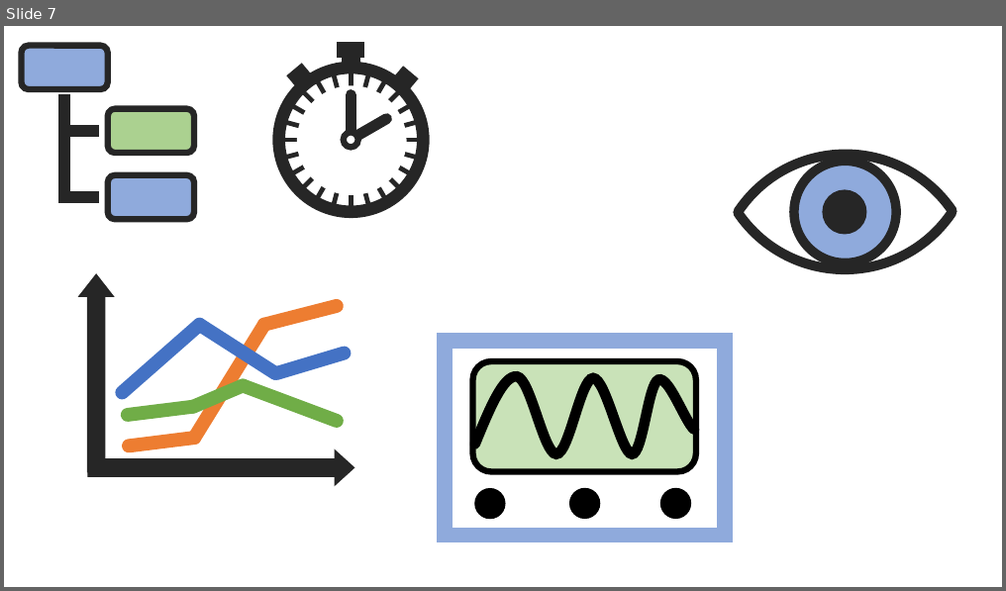
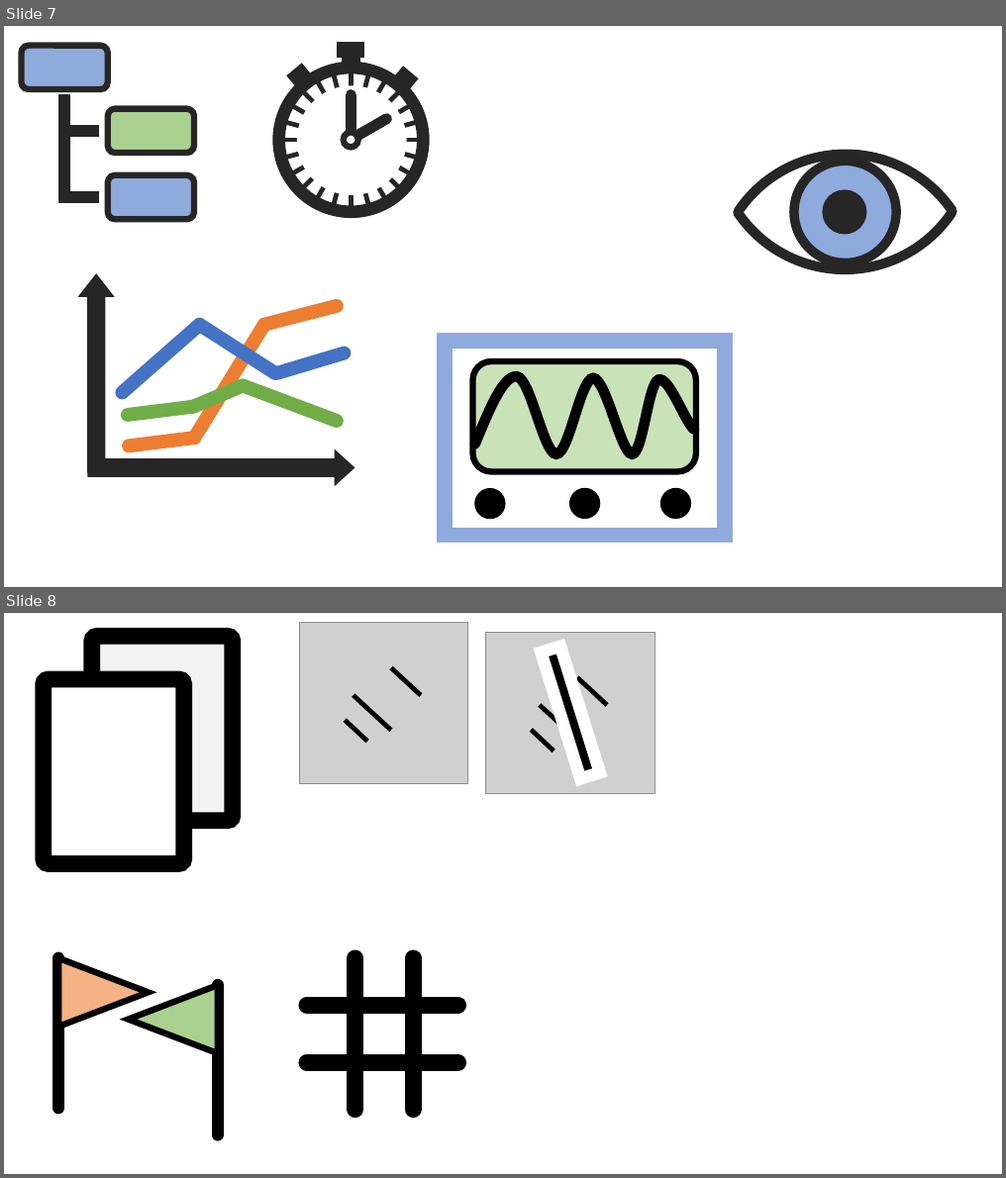
Before and after one commit to scrutinydebugger/scrutiny-devtools, a slide deck: graphics/graphics.pptx. Shown one above the other, each under a label of ours: slide 7 before the commit, slides 7 and 8 after it. The pictures are 1006x591 and 1006x1178 pixels, drawn with LibreOffice and Linux fonts; fonts in the diff are those of the drawing; grey boxes stand for pictures. Boxes give left, top, right and bottom in pixels: in the first picture for what was removed or moved away, otherwise in the second. Text is boxed around its words. In the diff, an @@ line names an element or a change of style, - is before the commit and + after.

```diff
--- a/graphics/graphics.pptx
+++ b/graphics/graphics.pptx
@@ slide 8 added at <box>4,613,1002,1174</box>, background #FFFFFF @@
@@ rounded rectangle added at <box>92,636,233,821</box>, fill #F2F2F2, outline #000000 16 pt @@
@@ group added at <box>300,622,468,783</box>: 3 lines, 1 picture @@
@@ group added at <box>486,632,654,793</box>: 3 lines, 1 picture, 1 rectangle @@
@@ rounded rectangle added at <box>44,679,184,864</box>, fill #FFFFFF, outline #000000 16 pt @@
@@ line added from (58, 959) to (58, 1109), #000000 12 pt @@
@@ triangle added at <box>58,959,149,1027</box>, fill #F4B183, outline #000000 6 pt @@
@@ triangle added at <box>128,985,218,1054</box>, fill #ABD190, outline #000000 6 pt @@
@@ line added from (218, 986) to (218, 1136), #000000 12 pt @@
@@ group added at <box>307,959,458,1110</box>: 4 lines @@
```
Also in this commit, not shown: 1 slide removed, 3 other files.
